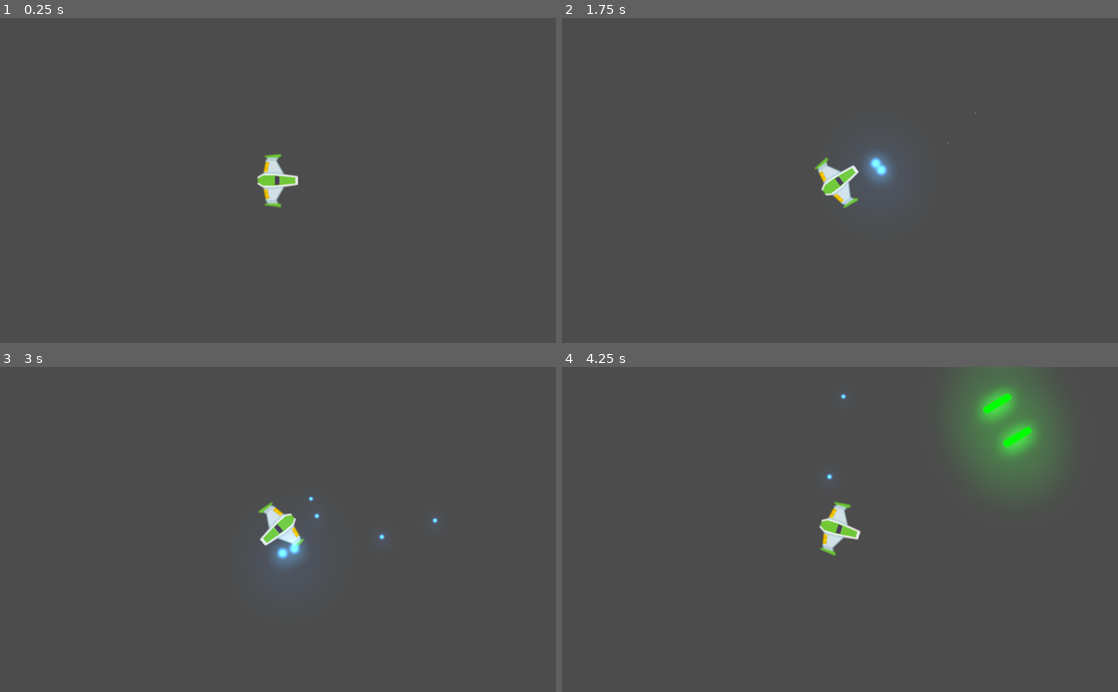
Above: before the commit, frames 1-4 (two rows, left to right).
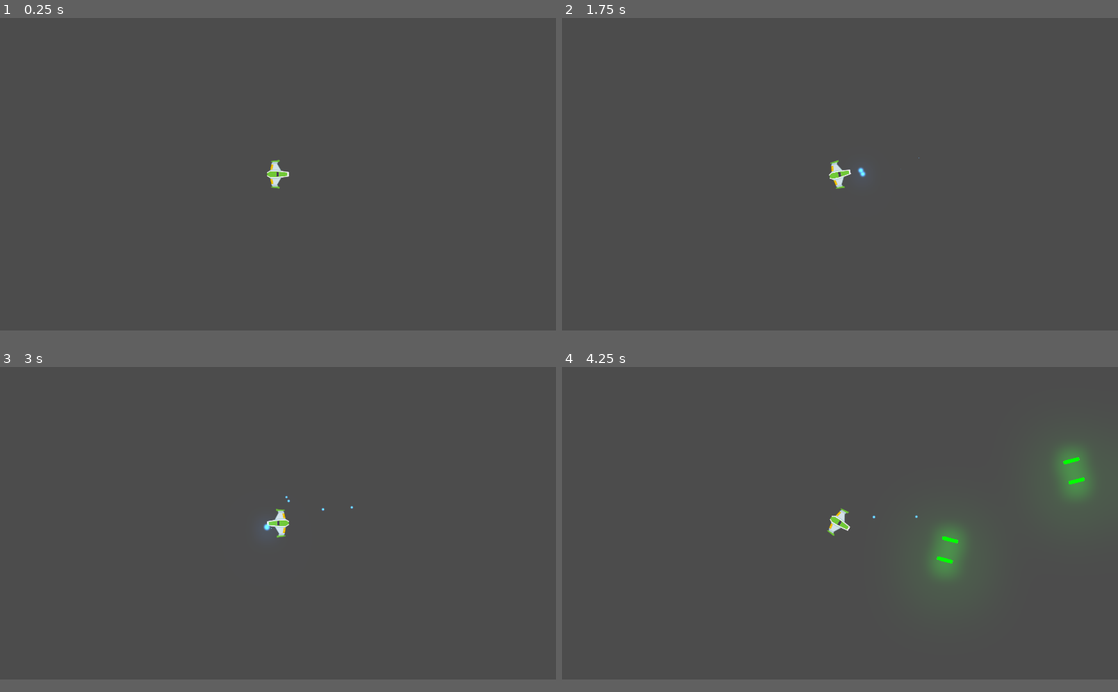
Above: after the commit, the same moments.

Repository: elSaddy9/Pixel_Lab_Etapa_3
Game: Godot game, scene res://Juego/Niveles/NivelTest.tscn
Two runs of this game, one before a commit and one after it. Both use one fixed random seed, a clock stepped at 60 frames per second and the inputs below.
Inputs:
- Up to frame 1 (0.25 s): no input
- Up to frame 2 (1.75 s): tap Enter at 0.5 s; hold Up (Adelante) 0.53-1.28 s; tap E (Laser) at 0.6, 1.55 s; hold Down (Atras) from 1.28 s (still down); tap Left (Antihorario) at 1.35 s
- Up to frame 3 (3 s): release Down (Atras) at 2.03 s; hold Right (Horario) 2.03-2.78 s; hold Up (Adelante) from 2.03 s (still down); tap E (Laser) at 2.3, 2.85 s
- Up to frame 4 (4.25 s): release Up (Adelante) at 3.53 s; hold Down (Atras) from 3.53 s (still down); hold W (disparo_principal) from 3.53 s (still down); tap E (Laser) at 3.8 s
In our replay, the window is 800x468 before the commit and 800x450 after it. These sizes can differ from the game's own. Grey fills any space a smaller window leaves; there, only what the larger window draws over its background counts as a difference.

The runs differ from the first frame. In frame 1, 0.6% of the frame differs, in the area x 46-54%, y 41-59%; in frame 2, 1.2%; in frame 3, 1.2%; in frame 4, 7.2%, in the area x 46-96%, y 0-67%.

Commit message:
Colocar Zindex e icono

Diff:
--- a/Juego/Naves/Player/Player.gd
+++ b/Juego/Naves/Player/Player.gd
@@ -4,7 +4,7 @@
 
 ##Atributos export
 export var potencia_motor:int = 20
-export var potencia_rotacion:int = 280
+export var potencia_rotacion:int = 100
 
 ##Atributos onready
 onready var canion:Canion = $Canion
--- a/Juego/Naves/Player/Player.tscn
+++ b/Juego/Naves/Player/Player.tscn
@@ -12,6 +12,9 @@
 radius = 31.1448
 
 [node name="Player" type="RigidBody2D"]
+z_index = 50
+z_as_relative = false
+collision_mask = 22
 physics_material_override = SubResource( 2 )
 gravity_scale = 0.0
 can_sleep = false
--- a/Juego/Proyectiles/Laser/LaserBeam2D.tscn
+++ b/Juego/Proyectiles/Laser/LaserBeam2D.tscn
@@ -63,6 +63,7 @@
 [node name="LaserBeam2D" type="RayCast2D"]
 enabled = true
 cast_to = Vector2( 0, 0 )
+collision_mask = 8
 script = ExtResource( 1 )
 
 [node name="FillLine2D" type="Line2D" parent="."]
--- /dev/null
+++ b/Juego/Proyectiles/Proyectil_enemigo.tscn
@@ -0,0 +1,15 @@
+[gd_scene load_steps=3 format=2]
+
+[ext_resource path="res://Juego/Proyectiles/Proyectil_principal.tscn" type="PackedScene" id=1]
+[ext_resource path="res://temporalAssets/PNG/Lasers/laserRed04.png" type="Texture" id=2]
+
+[node name="Proyectil_enemigo" instance=ExtResource( 1 )]
+z_index = 39
+z_as_relative = false
+collision_layer = 16
+collision_mask = 9
+
+[node name="Sprite" parent="." index="0"]
+modulate = Color( 1.5, 0, 0, 1 )
+scale = Vector2( 1.34266, 1.34266 )
+texture = ExtResource( 2 )
--- /dev/null
+++ b/Juego/Proyectiles/Proyectil_player.tscn
@@ -0,0 +1,9 @@
+[gd_scene load_steps=2 format=2]
+
+[ext_resource path="res://Juego/Proyectiles/Proyectil_principal.tscn" type="PackedScene" id=1]
+
+[node name="Proyectil_player" instance=ExtResource( 1 )]
+z_index = 40
+z_as_relative = false
+collision_layer = 8
+collision_mask = 6
--- a/project.godot
+++ b/project.godot
@@ -44,13 +44,24 @@
 
 [application]
 
-config/name="Pixel Lab Etapa 3: Meteoritos"
+config/name="Meteoritos"
 run/main_scene="res://Juego/Niveles/NivelTest.tscn"
-config/icon="res://icon.png"
+config/icon="res://icon_juego.png"
 
 [autoload]
 
 Eventos="*res://Juego/Autoload/Eventos.gd"
+
+[display]
+
+window/size/width=1920
+window/size/height=1080
+window/size/resizable=false
+window/size/always_on_top=true
+window/size/test_width=1280
+window/size/test_height=720
+window/stretch/mode="2d"
+window/stretch/aspect="keep"
 
 [gui]
 
@@ -89,6 +100,14 @@
  ]
 }
 
+[layer_names]
+
+2d_physics/layer_1="player"
+2d_physics/layer_2="enemigo"
+2d_physics/layer_3="meteorito"
+2d_physics/layer_4="proyectil_player"
+2d_physics/layer_5="enemigo_enemigo"
+
 [physics]
 
 common/enable_pause_aware_picking=true
Binary file added: icon_juego.png
Not shown, added: icon_juego.png.import
